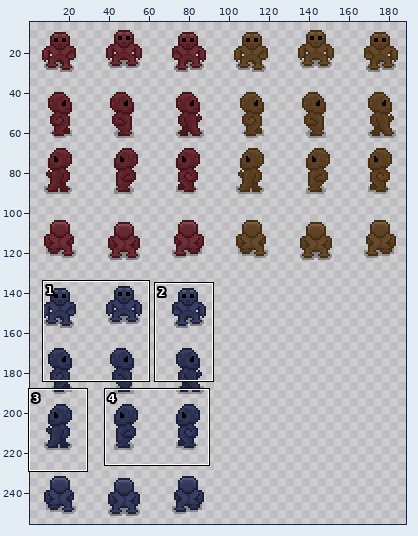
Sprite sheet: Sprites/tyet.png. The picture above shows the old version from afar; the outline marks the close-up.
Close-up. The starting point:
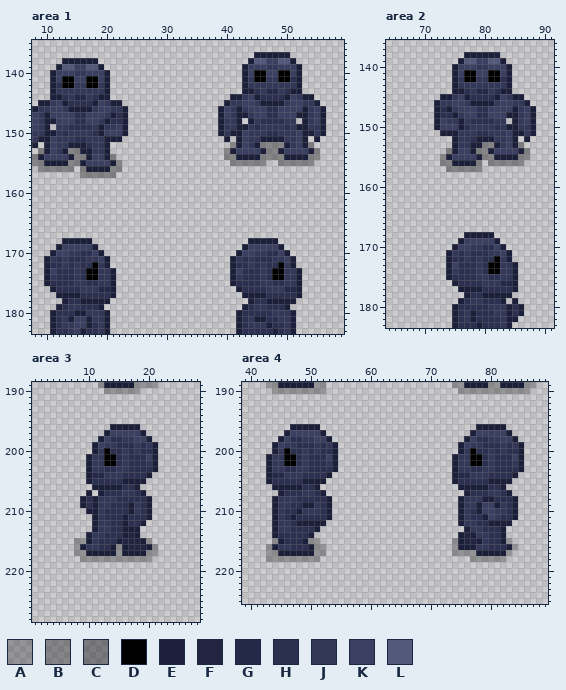
The file is 192x256 pixels. Colours within 5 levels of each other are drawn and written as one. Shown: area 1: x 8..59, y 135..183; area 2: x 64..91, y 136..183; area 3: x 1..28, y 189..228; area 4: x 39..89, y 189..225. The wide view leaves out empty margins.
Palette (. is transparent): A #00000047  B #00000059  C #00000066  D #000000  E #1c1f3a  F #222542  G #252949  H #2c3050  J #333859  K #3b3f61  L #53597b
Pixels before, area 1 (only the part around the change), first column x 8:
135 .................................................
136 .................................................
137 .....................................EEEEEE......
138 .....EEEEEE.........................ELLKKLLE.....
139 ....ELLKKLLE.......................EKKKJJKKKE....
140 ...EKKKJJKKKE......................EKDDKKDDKE....
141 ...EKDDKKDDKE......................EJDDJJDDHE....
142 ...EHDDJJDDJE......................EJJJJJJJJE....
143 ...EJJJJJJJJE......................EEHJGGJHEE....
144 ...EEHJGGJHEE....................EEJKEHHHHEKJEE..
145 .EEJKEHHHHEKJEE.................EJJKKJEEEEJKKJJE.
146 EJJKKJEEEEJKKJJE...............EKJEJKKKHHKKKKEJKE
147 KJEKKKKHHKKKJEHE...............EKJEEJKKHHKKKEEJKE
148 KJEEKKKHHKKJEHHE...............EJJE.EJHHHHJJ.EJKE
149 KJE.JJHHHHJEJJKE...............EJJEEJHJJJJHJEEJJE
150 JJEEJHJJJJHEKKKE...............EJEEKJJJHHJJJKEEJE
151 JEEKJJJHHJJJEEE.................E.EKJJEEEEJJKE.E.
152 E.EKJJEEEHJJE....................BEKJEBBBBEJKEB..
153 .BEKJEBBEEJJE...................BEKKKKEBBEKKKKEB.
154 BEKKKKEBBEKKEC..................BBEEEEBBBBEEEEBB.
155 BBEEEEBBEKKKKEB..................BBBBBB..BBBBBB..
156 .BBBBBB.BEEEEBB..................................
157 ........BBBBBB...................................
158 .................................................
159 .................................................
160 .................................................
161 .................................................
162 .................................................
163 .................................................
164 .................................................
165 .................................................
166 .................................................
167 .................................................
168 .....EEEEE..........................EEEEE........
169 ....EKKKKKE........................EKKKKKE.......
170 ...EKKJJHHKE......................EKKJJHHKE......
171 ..EJHJHHHJJKE....................EJHJHHHJJKE.....
172 ..EHHJHJHHDJE....................EHHJHJHHDJE.....
173 ..EKHHHJHDDJJE...................EKHHHJHDDJJE....
174 ..EJHHHJHDDJJE...................EJHHHJHDDJJE....
175 ..EHHHHJJHHJJE...................EHHHHJJHHJJE....
176 ...EHHHHJJJGGE....................EHHHHJJJGGE....
177 ....EEEEHHHHHE.....................EEEEHHHHHE....
178 .....EHHEEEEE.......................EHHEEEEE.....
179 ....EHJJHHHE.......................EHJJHHHE......
180 ...EHHHEEJJJE.....................EHHHHHJJJE.....
181 ...EHJEKKEJJE.....................EHJEEHHJJE.....
182 ...EHJJKKEHJE.....................EHJJJEHHJE.....
183 ...EHHJKEHHJE.....................EHHHHHEHJE.....
Pixels before, area 2, first column x 72:
138 .....EEEEEE......
139 ....ELLKKLLE.....
140 ...EKKKJJKKKE....
141 ...EKDDKKDDKE....
142 ...EJDDJJDDHE....
143 ...EJJJJJJJJE....
144 ...EEHJGGJHEE....
145 .EEJKEHHHHEKJEE..
146 EJJKKJEEEEJKKJJE.
147 EHEJKKKHHKKKKEJKE
148 EHHEJKKHHKKKEEJKE
149 EKJJEJHHHHJJ.EJKE
150 EKKKEHJJJJHJEEJJE
151 .EEEJJJHHJJJKEEJE
152 ...EJJHEEEJJKE.E.
153 ...EJJEEBBEJKEB..
154 ..CEKKEBBEKKKKEB.
155 .BEKKKKEBBEEEEBB.
156 .BBEEEEB.BBBBBB..
157 ..BBBBBB.........
158 .................
159 .................
160 .................
161 .................
162 .................
163 .................
164 .................
165 .................
166 .................
167 .................
168 .....EEEEE.......
169 ....EKKKKKE......
170 ...EKKJJHHKE.....
171 ..EJHJHHHJJKE....
172 ..EHHJHJHHDJE....
173 ..EKHHHJHDDJJE...
174 ..EJHHHJHDDJJE...
175 ..EHHHHJJHHJJE...
176 ...EHHHHJJJGGE...
177 ....EEEEHHHHHE...
178 .....EHHEEEEE....
179 ....EHJJHHHE.E...
180 ...EHHHHHJJJEHE..
181 ...EHJEHHHJJEHE..
182 ...EHJEHHHHJEE...
183 ...EHHHEHHHJE....
Pixels before, area 3, first column x 8:
189 ....AEEEEEAAAA
190 .....AAAAAA...
191 ..............
192 ..............
193 ..............
194 ..............
195 ..............
196 ......EEEEE...
197 .....EKKKKKE..
198 ....EKHHJJKKE.
199 ...EKJJHHHJHJE
200 ...EJDHHJHJHHE
201 ..EJJDDHJHHHKE
202 ..EJJDDHJHHHJE
203 ..EJJHHJJHHHHE
204 ..EGGJJJHHHHE.
205 ..EHHHHHEEEE..
206 ...EEEEEHHE...
207 ..E.EHHHJJHE..
208 .EHEJJJHHHHHE.
209 .EHEJJHHHEJHE.
210 ..EEJHHHHEJHE.
211 ...EJHHHEHHHE.
212 ...EJJHHEHHE..
213 ...EJJHHEEE...
214 ..EJJHHHEFE...
215 AAEJHHHEFFFEA.
216 AEJJHHEAEFFFEA
217 AAEEEEEAEEEEAA
218 .AAAAAAAAAAAA.
Pixels before, area 4, first column x 43:
189 AAEEEEEEAA.....................AAEEEEAAEEEEAA
190 .AAAAAAAAA......................AAAAAAAAAAAA.
191 .............................................
192 .............................................
193 .............................................
194 .............................................
195 .............................................
196 ....EEEEE..........................EEEEE.....
197 ...EKKKKKE........................EKKKKKE....
198 ..EKHHJJKKE......................EKHHJJKKE...
199 .EKJJHHHJHJE....................EKJJHHHJHJE..
200 .EJDHHJHJHHE....................EJDHHJHJHHE..
201 EJJDDHJHHHKE...................EJJDDHJHHHKE..
202 EJJDDHJHHHJE...................EJJDDHJHHHJE..
203 EJJHHJJHHHHE...................EJJHHJJHHHHE..
204 EGGJJJHHHHE....................EGGJJJHHHHE...
205 EHHHHHEEEE.....................EHHHHHEEEE....
206 .EEEEEHHE.......................EEEEEHHE.....
207 ..EHHHJJHE.......................EHHHJJHE....
208 .EJJJHHHHHE.....................EJJJEEHHHE...
209 .EJJHHEEJHE.....................EJJEKKEJHE...
210 .EJHHEJJJHE.....................EJHEKKJJHE...
211 .EJHEHHHHHE.....................EJHHEKJHHE...
212 .EJJHEEEEE......................EJJHHEEEE....
213 .EJJHHHHE........................EJJHHHE.....
214 .EHHHHHE........................EFEJJHHE.....
215 .AEHHHEAA......................AEFFEJHHEA....
216 AEJJHHHEAA.....................AEEEJJHHHEA...
217 AAEEEEEEAA.....................AAAAEEEEEA....
218 AAAAAAAAA.........................AAAAAA.....
New version:
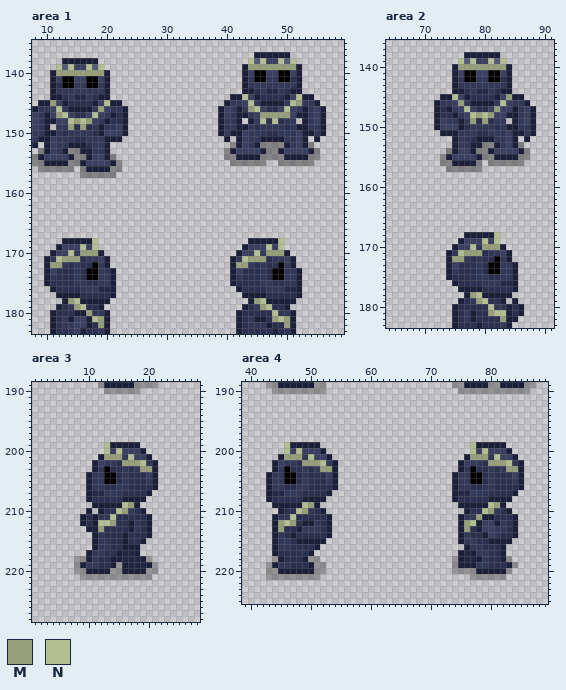
Colours new in this view: M #969e7a  N #b3be92
Changes in this commit:
Changed rows in their new state; - is an unchanged pixel.
Area 1:
first column x 12:
138 --------------------------------N-N--N-N
139 N-N--N-N------------------------MMMMMMMM
140 MMMMMMMM--------------------------------
first column x 11:
144 --------------------------------N--------N
145 M--------N-----------------------N------NM
146 -N------M------------------------MN----N-J
147 -MN----N---------------------------MMMMM--
148 ---NMNM----------------------------N-N----
149 ---M-M------------------------------------
first column x 11:
168 -------N------------------------------N
169 -----N-N----------------------------N-N
170 ---N-MMM--------------------------N-MMM
171 -NMMM---------------------------NMMM---
172 MM-----------------------------MM------
first column x 14:
178 MN-----------------------------MN----
179 -MN-----------------------------MN---
180 ---M------------------------------N--
181 ----NM----------------------------MNM
182 -----M------------------------------M
Area 2:
first column x 76:
139 N-N--N-N
140 MMMMMMMM
first column x 75:
145 N--------M
146 -M------N-
147 --N----M--
148 ---NMNM---
149 ---M-M----
first column x 75:
168 -------N
169 -----N-N
170 ---N-MMM
171 -NMMM---
172 MM------
first column x 78:
178 MN----
179 -MN---
180 ---N--
181 ---MNN
182 -----M
Area 3:
first column x 8:
196 ------.....---
197 -----.......--
198 ----.........-
199 ---..NEEEEE...
200 ---..NKNKKKE..
201 --..EMMM-NKKE.
202 --.EKJJ-MMMN--
203 --.E-D-H--JMM-
204 ---JJDDHJ---KE
205 ---JJDD-JHHHJE
206 --EJJHHJJ-HHHE
207 ---GGJJJHH-HE-
208 -.EHHHH-EEEE.-
209 -..-EEEENME..-
210 ---.E--NMJHE.-
211 -EH--JN-H-----
212 -EH-NNM-HEJHE-
213 --E-MH--H-JHE-
214 --.E-----HHHE-
215 ...EJJ-HEHH-.-
216 ...EJJHH-EE...
217 ..-JJHHEFF-...
218 A-EJHHEEFFFE--
219 AEJJHHEAEFFFEA
220 AAEEEEAAEEEEAA
221 -AAAAAAAAAAAA-
Area 4:
first column x 43:
196 ----.....--------------------------.....---
197 ---.......------------------------.......--
198 --.........----------------------.........-
199 -..NEEEEE...--------------------..NEEEEE...
200 -..NKNKKKE..--------------------..NKNKKKE..
201 ..EMMM-NKKE.-------------------..EMMM-NKKE.
202 .EKJJ-MMMN---------------------.EKJJ-MMMN--
203 .E-D-H--JMM--------------------.E-D-H--JMM-
204 -JJDDHJ---KE--------------------JJDDHJ---KE
205 -JJDD-JHHHJE--------------------JJDD-JHHHJE
206 EJJHHJJ-HHHE-------------------EJJHHJJ-HHHE
207 EGGJJJHH-HE--------------------EGGJJJHH-HE-
208 EHHHH-EEEE.--------------------EHHHHH-EEE.-
209 --EEEENME..----------------------EE-ENME..-
210 -.E--NM-HE.---------------------.E-HNM-HE.-
211 ---JN-----------------------------JM-EH----
212 --MNMH--JHE----------------------MNEKK-JHE-
213 --MH-EJJJHE---------------------EMHEKKJJHE-
214 --J-E--HHHE----------------------JHHEKJHHE-
215 -EJJ-E-EEE---------------------.-JJHHEE-E--
216 .------HE.---------------------..-J-H--E..-
217 .EHHHHH-..---------------------.EFEJJHH-.--
218 .-EHHHE------------------------AEFFEJHHEA--
219 AEJJHHHEAA---------------------AEEEJJHHHEA-
220 AAEEEEEEAA---------------------AAAAEEEEEA--
221 AAAAAAAAA-------------------------AAAAAA---
